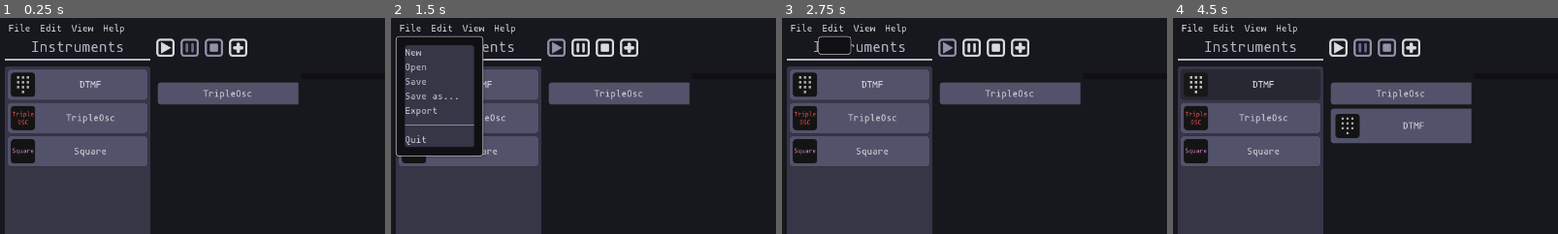
Above: before the commit, frames 1-4 (left to right).
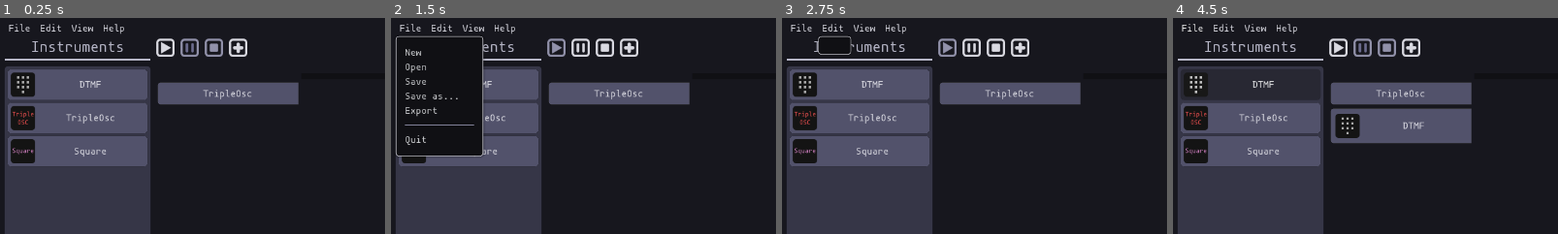
Above: after the commit, the same moments.

Repository: QuadCubedStudios/GoDAW
Game: Godot game, scene res://Main.tscn
The game is run twice, just before and just after one commit, with the same random seed, the same clock (stepped at 60 frames per second) and the same inputs.
Inputs (mouse positions are % of the whole screen's width and height, from its top left):
- Up to frame 1 (0.25 s): no input
- Up to frame 2 (1.5 s): click (21, 7) at 0.5 s; click "File" at 1.25 s
- Up to frame 3 (2.75 s): click "Edit" at 2 s
- Up to frame 4 (4.5 s): click "View" at 2.75 s; click (21, 7) at 3.5 s; click "DTMF" at 4.25 s
The pictures show only the part of the screen within x 0-50%, y 0-50%; the shares and areas given below are measured in that part.

The runs differ from the first frame. In frame 2, 8.1% of the frame differs, in the area x 3-22%, y 12-60%; in frame 3, less than 0.1%; in frame 4, less than 0.1%.

Commit message:
Fix: Instrument panel was not a panel, Changed Title to title (#37)
* Fix: Instrument panel was not a panel, Changed Title to title

* Main.tscn had current directory set in Export Dialog

Diff:
--- a/Editor/Scenes/Instruments/InstrumentsPanel.gd
+++ b/Editor/Scenes/Instruments/InstrumentsPanel.gd
@@ -2,7 +2,8 @@
 
 signal instrument_chosen(instrument)
 
-onready var Title: Label = $Title/Label
+onready var title: Label = $Title/Label
+onready var instrument_container = $Panel/Instruments/VBoxContainer
 
 func reload_instruments():
 	var dir = Directory.new()
@@ -22,7 +23,7 @@
 		btn.flat = false
 		btn.focus_mode = Control.FOCUS_NONE
 		btn.connect("pressed", self, "_on_Instrument_pressed", [btn])
-		$Instruments/VBoxContainer.add_child(btn)
+		instrument_container.add_child(btn)
 
 func _on_Instrument_pressed(button) -> void:
 	emit_signal("instrument_chosen", button)
--- a/Editor/Scenes/Instruments/InstrumentsPanel.tscn
+++ b/Editor/Scenes/Instruments/InstrumentsPanel.tscn
@@ -45,14 +45,22 @@
 size_flags_horizontal = 0
 color = Color( 0.717647, 0.717647, 0.784314, 1 )
 
-[node name="Instruments" type="ScrollContainer" parent="."]
+[node name="Panel" type="Panel" parent="."]
 margin_top = 18.0
 margin_right = 1280.0
 margin_bottom = 717.0
 size_flags_vertical = 3
+
+[node name="Instruments" type="ScrollContainer" parent="Panel"]
+anchor_right = 1.0
+anchor_bottom = 1.0
+size_flags_vertical = 3
 scroll_horizontal_enabled = false
+__meta__ = {
+"_edit_use_anchors_": false
+}
 
-[node name="VBoxContainer" type="VBoxContainer" parent="Instruments"]
+[node name="VBoxContainer" type="VBoxContainer" parent="Panel/Instruments"]
 margin_right = 1280.0
 margin_bottom = 699.0
 size_flags_horizontal = 3
--- a/Editor/Scenes/SongEditor/SongEditor.tscn
+++ b/Editor/Scenes/SongEditor/SongEditor.tscn
@@ -1,11 +1,7 @@
-[gd_scene load_steps=5 format=2]
+[gd_scene load_steps=3 format=2]
 
 [ext_resource path="res://Editor/Scenes/SongEditor/SongEditor.gd" type="Script" id=2]
 [ext_resource path="res://util/Sequencer/Sequencer.tscn" type="PackedScene" id=3]
-
-[sub_resource type="StyleBoxEmpty" id=1]
-
-[sub_resource type="StyleBoxEmpty" id=2]
 
 [node name="SongEditor" type="VBoxContainer"]
 anchor_right = 1.0
@@ -63,7 +59,6 @@
 margin_right = 1280.0
 margin_bottom = 720.0
 size_flags_vertical = 3
-custom_styles/bg = SubResource( 1 )
 scroll_horizontal_enabled = false
 
 [node name="HBox" type="HBoxContainer" parent="TracksScroll"]
@@ -80,7 +75,6 @@
 margin_right = 1280.0
 margin_bottom = 688.0
 size_flags_horizontal = 3
-custom_styles/bg = SubResource( 2 )
 scroll_vertical_enabled = false
 
 [node name="VBoxContainer" type="VBoxContainer" parent="TracksScroll/HBox/SegmentScroll"]
--- a/Main.gd
+++ b/Main.gd
@@ -61,7 +61,7 @@
 
 	# Set Font
 	var font = get_theme().get_default_font().font_data
-	instrument_panel.Title.get_font("font", "Label").font_data = font
+	instrument_panel.title.get_font("font", "Label").font_data = font
 
 	#load instruments
 	loading_dialog.popup()
--- a/Main.tscn
+++ b/Main.tscn
@@ -24,10 +24,10 @@
 anchor_right = 0.0
 anchor_bottom = 0.0
 margin_right = 1264.0
-margin_bottom = 17.0
+margin_bottom = 27.0
 
 [node name="Application" type="HBoxContainer" parent="."]
-margin_top = 21.0
+margin_top = 31.0
 margin_right = 1264.0
 margin_bottom = 700.0
 size_flags_vertical = 3
@@ -37,12 +37,12 @@
 anchor_right = 0.0
 anchor_bottom = 0.0
 margin_right = 240.0
-margin_bottom = 679.0
+margin_bottom = 669.0
 
 [node name="Main" type="VBoxContainer" parent="Application"]
 margin_left = 250.0
 margin_right = 1264.0
-margin_bottom = 679.0
+margin_bottom = 669.0
 size_flags_horizontal = 3
 size_flags_stretch_ratio = 4.0
 
@@ -59,7 +59,7 @@
 anchor_bottom = 0.0
 margin_top = 34.0
 margin_right = 1014.0
-margin_bottom = 679.0
+margin_bottom = 669.0
 size_flags_vertical = 3
 
 [node name="DialogBoxes" type="Control" parent="."]
@@ -157,8 +157,6 @@
 window_title = "Save"
 access = 2
 filters = PoolStringArray( "*.wav ; Wav Files" )
-current_dir = "/home/abhi/Dev/GoDAW"
-current_path = "/home/abhi/Dev/GoDAW/"
 __meta__ = {
 "_edit_use_anchors_": false
 }
--- a/Themes/Default/GoDAWTheme.tres
+++ b/Themes/Default/GoDAWTheme.tres
@@ -63,6 +63,13 @@
 corner_radius_bottom_right = 3
 corner_radius_bottom_left = 3
 
+[sub_resource type="StyleBoxFlat" id=22]
+bg_color = Color( 0.215686, 0.215686, 0.282353, 1 )
+corner_radius_top_left = 5
+corner_radius_top_right = 5
+corner_radius_bottom_right = 5
+corner_radius_bottom_left = 5
+
 [sub_resource type="StyleBoxFlat" id=5]
 bg_color = Color( 0.32549, 0.32549, 0.423529, 1 )
 border_width_left = 3
@@ -120,13 +127,6 @@
 border_width_right = 3
 border_width_bottom = 3
 border_color = Color( 0.121569, 0.121569, 0.156863, 1 )
-
-[sub_resource type="StyleBoxFlat" id=11]
-bg_color = Color( 0.215686, 0.215686, 0.282353, 1 )
-corner_radius_top_left = 5
-corner_radius_top_right = 5
-corner_radius_bottom_right = 5
-corner_radius_bottom_left = 5
 
 [sub_resource type="StyleBoxFlat" id=12]
 content_margin_left = 10.0
@@ -489,7 +489,7 @@
 OptionButton/styles/hover = SubResource( 3 )
 OptionButton/styles/normal = SubResource( 1 )
 OptionButton/styles/pressed = SubResource( 4 )
-Panel/styles/panel = null
+Panel/styles/panel = SubResource( 22 )
 PanelContainer/styles/panel = SubResource( 5 )
 PopupDialog/styles/panel = SubResource( 6 )
 PopupMenu/colors/font_color = Color( 0.795098, 0.800981, 0.812745, 1 )
@@ -542,7 +542,7 @@
 RichTextLabel/fonts/normal_font = null
 RichTextLabel/styles/focus = null
 RichTextLabel/styles/normal = null
-ScrollContainer/styles/bg = SubResource( 11 )
+ScrollContainer/styles/bg = null
 SpinBox/icons/updown = null
 TabContainer/colors/font_color_bg = Color( 1, 1, 1, 0.3 )
 TabContainer/colors/font_color_disabled = Color( 0, 0, 0, 1 )
Not shown: 3 places in Themes/Default/GoDAWTheme.tres that only renumber resources
